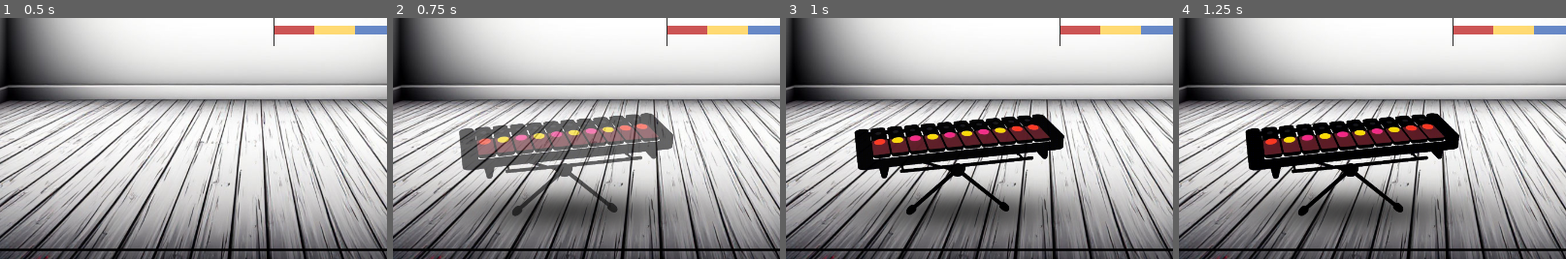
Above: before the commit, frames 1-4 (left to right).
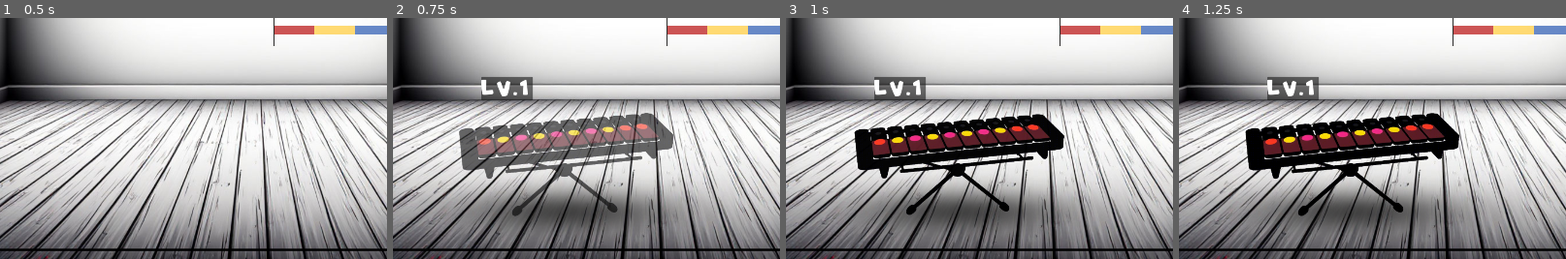
Above: after the commit, the same moments.

Repository: otumno/Bandgo
Game: Godot game, scene res://project/scenes/Game.tscn
The game is run twice, just before and just after one commit, with the same random seed, the same clock (stepped at 60 frames per second) and the same inputs. This scene is started directly instead of the project's main scene.
Inputs (mouse positions are % of the whole screen's width and height, from its top left):
- Up to frame 1 (0.5 s): no input
- Up to frame 2 (0.75 s): click (10, 22) at 0.5 s
- Up to frame 3 (1 s): no input
- Up to frame 4 (1.25 s): no input
The pictures show only the part of the screen within x 17-67%, y 47-97%; the shares and areas given below are measured in that part.

Frame 1 is identical in both runs. In frame 2, 1.2% of the frame differs, in the area x 22-37%, y 24-35%; in frame 3, 1.2%; in frame 4, 1.2%.

Commit message:
Save stable version before crisis

Diff:
--- a/project/scenes/Game.tscn
+++ b/project/scenes/Game.tscn
@@ -25,12 +25,11 @@
 [ext_resource type="AudioStream" uid="uid://cwv6euhypeclj" path="res://project/assets/sounds/Pata/Hay1.mp3" id="23_3kfp1"]
 [ext_resource type="AudioStream" uid="uid://duudovo1yobfm" path="res://project/assets/sounds/Pata/Hay2.mp3" id="24_i1c61"]
 [ext_resource type="Texture2D" uid="uid://b7nlbr70vc8v2" path="res://project/assets/textures/Tom1.png" id="24_n55ws"]
-[ext_resource type="PackedScene" uid="uid://2mpj0r5wd4rl" path="res://project/scenes/InstrumentInfoDisplay.tscn" id="27_i1c61"]
 [ext_resource type="PackedScene" uid="uid://cx8oae5mpuour" path="res://project/scenes/UpgradeMenu.tscn" id="27_s8cov"]
 [ext_resource type="PackedScene" uid="uid://b26bqkmk3hi5o" path="res://project/scenes/Instruments/xylophone.tscn" id="28_s8cov"]
 [ext_resource type="PackedScene" uid="uid://6mtbhdt45dg6" path="res://project/scenes/Instruments/tomtom.tscn" id="29_sbvte"]
 [ext_resource type="PackedScene" uid="uid://d13po65stxlat" path="res://project/scenes/Instruments/pata.tscn" id="30_3kfp1"]
-[ext_resource type="PackedScene" uid="uid://cfcc3dl621xrv" path="res://project/scenes/Instruments/pon.tscn" id="31_i1c61"]
+[ext_resource type="PackedScene" uid="uid://cnxt0hd28011t" path="res://project/scenes/Instruments/pon.tscn" id="31_i1c61"]
 [ext_resource type="AudioStream" uid="uid://d1ybuhfyh30af" path="res://project/assets/sounds/Pata/pon-drum_YpFMJmj.mp3" id="32_i1c61"]
 
 [sub_resource type="RectangleShape2D" id="RectangleShape2D_f3117"]
@@ -219,7 +218,6 @@
 
 [node name="Xylophone" parent="." instance=ExtResource("28_s8cov")]
 visible = false
-info_display_scene = ExtResource("27_i1c61")
 
 [node name="Sprite2D2" type="Sprite2D" parent="Xylophone"]
 position = Vector2(760, 1051)
@@ -228,7 +226,6 @@
 
 [node name="Tomtom" parent="." instance=ExtResource("29_sbvte")]
 visible = false
-info_display_scene = ExtResource("27_i1c61")
 
 [node name="Sprite2D2" type="Sprite2D" parent="Tomtom"]
 position = Vector2(1182, 1050)
@@ -237,9 +234,7 @@
 
 [node name="Pata" parent="." instance=ExtResource("30_3kfp1")]
 visible = false
-info_display_scene = ExtResource("27_i1c61")
 
 [node name="Pon" parent="." instance=ExtResource("31_i1c61")]
 visible = false
 sound_pattern = Array[AudioStream]([ExtResource("32_i1c61")])
-info_display_scene = ExtResource("27_i1c61")
--- a/project/scenes/GlobalBalanceManagerScene.tscn
+++ b/project/scenes/GlobalBalanceManagerScene.tscn
@@ -4,3 +4,11 @@
 
 [node name="GlobalBalanceManagerScene" type="Node2D"]
 script = ExtResource("1_bvonl")
+instrument_settings = {
+"default": {
+"allow_multiple_hits": false,
+"combo_multipliers": [2, 2, 3, 5, 8],
+"combo_window_seconds": 2.0,
+"points_per_click": 10
+}
+}
--- a/project/scenes/InstrumentInfoDisplay.tscn
+++ b/project/scenes/InstrumentInfoDisplay.tscn
@@ -4,26 +4,34 @@
 [ext_resource type="Theme" uid="uid://3pqwyww8rrpc" path="res://project/themes/new_theme.tres" id="2_acf58"]
 [ext_resource type="FontFile" uid="uid://incgx0y42xki" path="res://project/Fonts/TOYZ.otf" id="3_imorw"]
 
-[node name="InstrumentInfoDisplay" type="HBoxContainer"]
-custom_minimum_size = Vector2(100, 30)
-alignment = 1
+[node name="InstrumentInfoDisplay" type="Control"]
+layout_mode = 3
+anchors_preset = 0
 script = ExtResource("1_3r5n2")
 
-[node name="LevelLabel" type="Label" parent="."]
+[node name="PanelContainer" type="PanelContainer" parent="."]
+layout_mode = 0
+offset_right = 40.0
+offset_bottom = 40.0
+
+[node name="HBoxContainer" type="HBoxContainer" parent="PanelContainer"]
+layout_mode = 2
+
+[node name="LevelLabel" type="Label" parent="PanelContainer/HBoxContainer"]
 layout_mode = 2
 theme = ExtResource("2_acf58")
-theme_override_colors/font_color = Color(0.10748, 0.10748, 0.10748, 1)
+theme_override_colors/font_color = Color(1, 1, 1, 1)
 theme_override_fonts/font = ExtResource("3_imorw")
 theme_override_font_sizes/font_size = 56
-text = "2313"
+text = "0000"
 horizontal_alignment = 1
 vertical_alignment = 1
 
-[node name="MultiplierLabel" type="Label" parent="."]
+[node name="MultiplierLabel" type="Label" parent="PanelContainer/HBoxContainer"]
 layout_mode = 2
 theme_override_colors/font_color = Color(0.10748, 0.10748, 0.10748, 1)
 theme_override_fonts/font = ExtResource("3_imorw")
 theme_override_font_sizes/font_size = 56
-text = "2313"
+text = "0000"
 horizontal_alignment = 1
 vertical_alignment = 1
--- a/project/scenes/Instruments/pata.tscn
+++ b/project/scenes/Instruments/pata.tscn
@@ -1,15 +1,16 @@
-[gd_scene load_steps=7 format=3 uid="uid://d13po65stxlat"]
+[gd_scene load_steps=8 format=3 uid="uid://d13po65stxlat"]
 
 [ext_resource type="Script" uid="uid://cyi4htwqahhjt" path="res://project/scripts/Instrument.gd" id="1_vlbhs"]
 [ext_resource type="AudioStream" uid="uid://bubqm5nfpqbpa" path="res://project/assets/sounds/Pata/pata-drum.mp3" id="2_tj3fd"]
 [ext_resource type="AudioStream" uid="uid://cexwuu2jf8lbn" path="res://project/assets/sounds/Barrel_Fail.ogg" id="3_mmrgp"]
 [ext_resource type="Texture2D" uid="uid://b7nlbr70vc8v2" path="res://project/assets/textures/Tom1.png" id="5_mwwht"]
+[ext_resource type="PackedScene" uid="uid://2mpj0r5wd4rl" path="res://project/scenes/InstrumentInfoDisplay.tscn" id="6_uk3x2"]
 [ext_resource type="PackedScene" uid="uid://cxu2mdfufhifo" path="res://project/scenes/ScorePopup.tscn" id="7_oavo0"]
 
 [sub_resource type="CircleShape2D" id="CircleShape2D_mmrgp"]
 radius = 110.0
 
-[node name="Pata" type="Area2D"]
+[node name="Pata" type="Area2D" node_paths=PackedStringArray("info_display")]
 script = ExtResource("1_vlbhs")
 sound_pattern = Array[AudioStream]([ExtResource("2_tj3fd")])
 first_click_sound = ExtResource("2_tj3fd")
@@ -17,6 +18,8 @@
 instrument_type = "pata"
 input_keys = Array[String](["d"])
 score_popup_scene = ExtResource("7_oavo0")
+info_display = NodePath("InfoDisplay")
+display_offset = Vector2(0, 0)
 
 [node name="Sprite2D" type="Sprite2D" parent="."]
 position = Vector2(1391, 879)
@@ -28,3 +31,9 @@
 shape = SubResource("CircleShape2D_mmrgp")
 
 [node name="AudioStreamPlayer" type="AudioStreamPlayer" parent="."]
+
+[node name="InfoDisplay" parent="." instance=ExtResource("6_uk3x2")]
+offset_left = 1183.0
+offset_top = 641.0
+offset_right = 1183.0
+offset_bottom = 641.0
--- a/project/scenes/Instruments/pon.tscn
+++ b/project/scenes/Instruments/pon.tscn
@@ -1,15 +1,16 @@
-[gd_scene load_steps=7 format=3 uid="uid://cfcc3dl621xrv"]
+[gd_scene load_steps=8 format=3 uid="uid://cnxt0hd28011t"]
 
 [ext_resource type="Script" uid="uid://cyi4htwqahhjt" path="res://project/scripts/Instrument.gd" id="1_vlbhs"]
 [ext_resource type="AudioStream" uid="uid://b8obbfx45w55r" path="res://project/assets/sounds/Barrel_Tom.ogg" id="2_mwwht"]
 [ext_resource type="AudioStream" uid="uid://d1ybuhfyh30af" path="res://project/assets/sounds/Pata/pon-drum_YpFMJmj.mp3" id="3_gfjm7"]
 [ext_resource type="Texture2D" uid="uid://b7nlbr70vc8v2" path="res://project/assets/textures/Tom1.png" id="5_mwwht"]
+[ext_resource type="PackedScene" uid="uid://2mpj0r5wd4rl" path="res://project/scenes/InstrumentInfoDisplay.tscn" id="6_ua6pb"]
 [ext_resource type="PackedScene" uid="uid://cxu2mdfufhifo" path="res://project/scenes/ScorePopup.tscn" id="7_oavo0"]
 
 [sub_resource type="CircleShape2D" id="CircleShape2D_mmrgp"]
 radius = 110.0
 
-[node name="Pon" type="Area2D"]
+[node name="Pon" type="Area2D" node_paths=PackedStringArray("info_display")]
 script = ExtResource("1_vlbhs")
 sound_pattern = Array[AudioStream]([ExtResource("2_mwwht")])
 first_click_sound = ExtResource("3_gfjm7")
@@ -17,6 +18,8 @@
 instrument_type = "pon"
 input_keys = Array[String](["d"])
 score_popup_scene = ExtResource("7_oavo0")
+info_display = NodePath("InfoDisplay")
+display_offset = Vector2(0, 0)
 
 [node name="Sprite2D" type="Sprite2D" parent="."]
 position = Vector2(1701, 991)
@@ -28,3 +31,9 @@
 shape = SubResource("CircleShape2D_mmrgp")
 
 [node name="AudioStreamPlayer" type="AudioStreamPlayer" parent="."]
+
+[node name="InfoDisplay" parent="." instance=ExtResource("6_ua6pb")]
+offset_left = 1506.0
+offset_top = 770.0
+offset_right = 1506.0
+offset_bottom = 770.0
--- a/project/scenes/Instruments/tomtom.tscn
+++ b/project/scenes/Instruments/tomtom.tscn
@@ -1,15 +1,16 @@
-[gd_scene load_steps=7 format=3 uid="uid://6mtbhdt45dg6"]
+[gd_scene load_steps=8 format=3 uid="uid://6mtbhdt45dg6"]
 
 [ext_resource type="Script" uid="uid://cyi4htwqahhjt" path="res://project/scripts/Instrument.gd" id="1_vlbhs"]
 [ext_resource type="AudioStream" uid="uid://b8obbfx45w55r" path="res://project/assets/sounds/Barrel_Tom.ogg" id="2_mwwht"]
 [ext_resource type="AudioStream" uid="uid://cexwuu2jf8lbn" path="res://project/assets/sounds/Barrel_Fail.ogg" id="3_mmrgp"]
 [ext_resource type="Texture2D" uid="uid://b7nlbr70vc8v2" path="res://project/assets/textures/Tom1.png" id="5_mwwht"]
+[ext_resource type="PackedScene" uid="uid://2mpj0r5wd4rl" path="res://project/scenes/InstrumentInfoDisplay.tscn" id="6_mmrgp"]
 [ext_resource type="PackedScene" uid="uid://cxu2mdfufhifo" path="res://project/scenes/ScorePopup.tscn" id="7_oavo0"]
 
 [sub_resource type="CircleShape2D" id="CircleShape2D_mmrgp"]
 radius = 110.0
 
-[node name="Tomtom" type="Area2D"]
+[node name="Tomtom" type="Area2D" node_paths=PackedStringArray("info_display")]
 script = ExtResource("1_vlbhs")
 sound_pattern = Array[AudioStream]([ExtResource("2_mwwht")])
 first_click_sound = ExtResource("2_mwwht")
@@ -17,6 +18,8 @@
 instrument_type = "tomtom"
 input_keys = Array[String](["d"])
 score_popup_scene = ExtResource("7_oavo0")
+info_display = NodePath("InfoDisplay")
+display_offset = Vector2(0, 0)
 
 [node name="Sprite2D" type="Sprite2D" parent="."]
 position = Vector2(1173, 935)
@@ -28,3 +31,9 @@
 shape = SubResource("CircleShape2D_mmrgp")
 
 [node name="AudioStreamPlayer" type="AudioStreamPlayer" parent="."]
+
+[node name="InfoDisplay" parent="." instance=ExtResource("6_mmrgp")]
+offset_left = 974.0
+offset_top = 724.0
+offset_right = 974.0
+offset_bottom = 724.0
--- a/project/scenes/Instruments/xylophone.tscn
+++ b/project/scenes/Instruments/xylophone.tscn
@@ -8,18 +8,32 @@
 [ext_resource type="AudioStream" uid="uid://dxmcutit8pbbu" path="res://project/assets/sounds/xylophon_Fail.ogg" id="6_x8ecp"]
 [ext_resource type="PackedScene" uid="uid://cxu2mdfufhifo" path="res://project/scenes/ScorePopup.tscn" id="7_oavo0"]
 [ext_resource type="Texture2D" uid="uid://b77702pbc12b3" path="res://project/assets/textures/Xylophone.png" id="8_6jyws"]
+[ext_resource type="PackedScene" uid="uid://2mpj0r5wd4rl" path="res://project/scenes/InstrumentInfoDisplay.tscn" id="9_eoq7y"]
 
 [sub_resource type="RectangleShape2D" id="RectangleShape2D_w62g7"]
 size = Vector2(519.804, 113)
 
-[node name="Xylophone" type="Area2D"]
+[node name="Xylophone" type="Area2D" node_paths=PackedStringArray("info_display")]
 script = ExtResource("1_vlbhs")
 sound_pattern = Array[AudioStream]([ExtResource("2_eoq7y"), ExtResource("3_7vrhm"), ExtResource("4_0yqa7"), ExtResource("5_h3h0p")])
 first_click_sound = ExtResource("4_0yqa7")
+combo_sounds = null
 fail_sound = ExtResource("6_x8ecp")
 instrument_type = "xylophone"
 input_keys = Array[String](["a"])
 score_popup_scene = ExtResource("7_oavo0")
+combo_colors = null
+enable_visual_feedback = null
+feedback_scale = null
+feedback_duration = null
+max_scale_limit = null
+info_display = NodePath("InfoDisplay")
+display_offset = Vector2(0, 0)
+auto_position_display = null
+combo_enabled = null
+combo_reset_delay = null
+unlock_scale_effect = null
+unlock_effect_duration = null
 
 [node name="Sprite2D" type="Sprite2D" parent="."]
 position = Vector2(754, 934)
@@ -32,3 +46,9 @@
 shape = SubResource("RectangleShape2D_w62g7")
 
 [node name="AudioStreamPlayer" type="AudioStreamPlayer" parent="."]
+
+[node name="InfoDisplay" parent="." instance=ExtResource("9_eoq7y")]
+offset_left = 543.0
+offset_top = 716.0
+offset_right = 543.0
+offset_bottom = 716.0
--- a/project/scripts/Instrument.gd
+++ b/project/scripts/Instrument.gd
@@ -24,15 +24,18 @@
 @export var hit_particles: GPUParticles2D
 @export var combo_particles: GPUParticles2D
 
+@export_category("Info Display")
+@export var info_display: Control
+@export var display_offset: Vector2 = Vector2(0, 50)
+@export var auto_position_display: bool = false
+
+@export_category("Combo Settings")
+@export var combo_enabled: bool = true
+@export var combo_reset_delay: float = 2.0
+
 @export_category("Unlock Effects")
 @export var unlock_scale_effect := Vector2(1.3, 1.3)
 @export var unlock_effect_duration := 0.5
-
-@export_category("Info Display")
-@export var info_display_scene: PackedScene
-var info_display: Control
-
-var is_first_unlock := true  # Для одноразового эффекта
 
 # Системные переменные
 var points_per_click: int
@@ -48,14 +51,15 @@
 
 @onready var audio_player: AudioStreamPlayer = $AudioStreamPlayer
 @onready var sprite: Sprite2D = $Sprite2D
-
 var bpm_manager: BPM_Manager
+
 var last_hit_time := 0.0
 var combo_count := 0
 var last_combo_time := 0.0
 var current_combo_multiplier := 1
 var current_pattern_index := 0
 var base_scale: Vector2
+var is_first_unlock := true
 
 func _ready():
 	_load_balance_settings()
@@ -63,84 +67,25 @@
 	_connect_signals()
 	_apply_upgrades()
 	_setup_instrument()
-	_setup_info_display()
 	add_to_group("instruments")
 
-	# Подписываемся на сигнал разблокировки
+	if info_display and info_display.has_method("update_display"):
+		info_display.update_display(current_level, current_combo_multiplier)
+	elif info_display:
+		push_warning("InfoDisplay missing update_display() method for ", instrument_type)
+
+func _apply_upgrades():
+	# Здесь обновляются параметры инструмента на основе апгрейдов
 	var gm = get_node_or_null("/root/GameManager")
 	if gm:
-		gm.instrument_unlocked.connect(_on_instrument_unlocked)
-
-func _setup_info_display():
-	if info_display_scene and sprite:
-		info_display = info_display_scene.instantiate()
-		add_child(info_display)
-
-		# Ждем один кадр для корректного расчета размеров
-		await get_tree().process_frame
-
-		# Устанавливаем якоря в центр снизу спрайта
-		info_display.anchor_left = 0.5
-		info_display.anchor_right = 0.5
-		info_display.anchor_top = 1.0
-		info_display.anchor_bottom = 1.0
-
-		# Сбрасываем позицию
-		info_display.position = Vector2.ZERO
-
-		# Настройка отступов (подстраивайте под ваш размер инструментов)
-		var y_offset = 20  # Отступ от низа спрайта инструмента
-		info_display.offset_top = y_offset
-		info_display.offset_bottom = y_offset + info_display.size.y
-		info_display.offset_left = -info_display.size.x / 2
-		info_display.offset_right = info_display.size.x / 2
-
-		# Для отладки
-		print("Дисплей размещен под инструментом: ", instrument_type)
-		print("Позиция относительно инструмента: ", info_display.position)
-		print("Глобальная позиция: ", info_display.global_position)
-
-func _process(delta):
-	if info_display and sprite:
-		var sprite_bottom = sprite.global_position.y + sprite.texture.get_height() * sprite.scale.y
-		info_display.global_position.x = sprite.global_position.x + sprite.texture.get_width() * sprite.scale.x / 2 - info_display.size.x / 2
-		info_display.global_position.y = sprite_bottom + 10
-
-
-func _update_info_display():
-	if info_display and info_display.has_method("update_display"):
-		info_display.update_display(current_level, current_combo_multiplier)
-
-func _on_instrument_unlocked(unlocked_type: String):
-	print("Instrument unlocked signal received:", unlocked_type)  # Отладочный вывод
-	if unlocked_type == instrument_type:
-		visible = true
+		current_level = gm.get_instrument_level(instrument_type)
 		_update_appearance()
-		print("Инструмент %s разблокирован!" % instrument_type)
-
-		if is_first_unlock:
-			is_first_unlock = false
-			_play_unlock_effect()  # Эффект только при первом открытии
-
-func _play_unlock_effect():
-	if not sprite:
-		return
-
-	sprite.modulate.a = 0.0
-	sprite.scale = unlock_scale_effect  # Начальный увеличенный размер
-
-	var tween = create_tween().set_parallel(true)
-	tween.tween_property(sprite, "modulate:a", 1.0, unlock_effect_duration)
-
-	# Используем base_scale вместо Vector2.ONE, чтобы вернуться к исходному размеру
-	tween.tween_property(sprite, "scale", base_scale, unlock_effect_duration)\
-		 .set_ease(Tween.EASE_OUT).set_trans(Tween.TRANS_BACK)
 
 func _load_balance_settings():
 	var settings = GlobalBalanceManager.instrument_settings.get(instrument_type, {})
 	_base_points = settings.get("points_per_click", 10)
 	points_per_click = _base_points
-	combo_window_seconds = settings.get("combo_window_seconds", 2.0)
+	combo_window_seconds = settings.get("combo_window_seconds", combo_reset_delay)
 	combo_multipliers = Array(settings.get("combo_multipliers", PackedInt32Array([1, 2, 3, 5, 8])))
 	allow_multiple_hits_per_beat = settings.get("allow_multiple_hits", false)
 
@@ -156,9 +101,9 @@
 				break
 
 	base_scale = sprite.scale if sprite else Vector2.ONE
+	bpm_manager = get_tree().current_scene.get_node("BPM_Manager")
 
 func _connect_signals():
-	bpm_manager = get_tree().current_scene.get_node("BPM_Manager")
 	if bpm_manager:
 		bpm_manager.beat_triggered.connect(_on_beat)
 
@@ -166,6 +111,7 @@
 	if gm:
 		gm.upgrades_updated.connect(_apply_upgrades)
 		gm.instrument_upgraded.connect(_on_instrument_upgraded)
+		gm.instrument_unlocked.connect(_on_instrument_unlocked)
 
 	input_event.connect(_on_input_event)
 
@@ -173,49 +119,56 @@
 	var gm = get_node_or_null("/root/GameManager")
 	if gm:
 		current_level = gm.get_instrument_level(instrument_type)
-		# Если уровень >= 1, инструмент должен быть видимым
 		if current_level >= 1:
 			visible = true
 		_update_appearance()
+
+		if info_display and info_display.has_method("update_display"):
+			info_display.update_display(current_level, current_combo_multiplier)
+
+func _update_appearance():
+	var settings = GlobalBalanceManager.get_instrument_level_settings(instrument_type, current_level)
+
+	if sprite and settings.has("texture") and settings.texture:
+		sprite.texture = settings.texture
+
+	if settings.has("points"):
+		points_per_click = settings.points
+		_base_points = settings.points
+
+func _process(delta):
+	if auto_position_display and info_display and sprite:
+		var sprite_bottom = sprite.global_position.y + sprite.texture.get_height() * sprite.scale.y
+		info_display.global_position.x = sprite.global_position.x + sprite.texture.get_width() * sprite.scale.x / 2 - info_display.size.x / 2
+		info_display.global_position.y = sprite_bottom + display_offset.y
+
+func _on_instrument_unlocked(unlocked_type: String):
+	if unlocked_type == instrument_type:
+		visible = true
+		_update_appearance()
+
+		if is_first_unlock:
+			is_first_unlock = false
+			_play_unlock_effect()
+
+func _play_unlock_effect():
+	if not sprite:
+		return
+
+	sprite.modulate.a = 0.0
+	sprite.scale = unlock_scale_effect
+
+	var tween = create_tween().set_parallel(true)
+	tween.tween_property(sprite, "modulate:a", 1.0, unlock_effect_duration)
+	tween.tween_property(sprite, "scale", base_scale, unlock_effect_duration)\
+		 .set_ease(Tween.EASE_OUT).set_trans(Tween.TRANS_BACK)
 
 func _on_instrument_upgraded(upgraded_type: String, level: int):
 	if upgraded_type == instrument_type:
 		current_level = level
 		_update_appearance()
-
-func _update_appearance():
-	var settings = GlobalBalanceManager.get_instrument_level_settings(instrument_type, current_level)
-
-	if sprite and settings.has("texture") and settings.texture:
-		sprite.texture = settings.texture
-
-	if settings.has("points"):
-		points_per_click = settings.points
-		_base_points = settings.points
-
-func _apply_upgrades():
-	var gm = get_node_or_null("/root/GameManager")
-	if !gm:
-		return
-
-	# Apply base points upgrades
-	var upgrade_key = instrument_type + "_base"
-	if gm.upgrade_levels.has(upgrade_key):
-		var upgrade_settings = GlobalBalanceManager.upgrades_settings.get(upgrade_key, {})
-		var bonus_level = min(gm.upgrade_levels[upgrade_key] - 1, upgrade_settings.get("bonus_per_level", []).size() - 1)
-		if bonus_level >= 0:
-			var bonus = upgrade_settings["bonus_per_level"][bonus_level]
-			points_per_click = _base_points + bonus
-
-	# Apply unlocked combo lines
-	_current_combo_pattern = []
-	_unlocked_sound_indices = []
-	if gm.unlocked_combo_lines.has(instrument_type):
-		for i in range(gm.unlocked_combo_lines[instrument_type].size()):
-			if gm.unlocked_combo_lines[instrument_type][i]:
-				_current_combo_pattern.append(i)
-				if i < sound_pattern.size():
-					_unlocked_sound_indices.append(i)
+		if info_display and info_display.has_method("update_display"):
+			info_display.update_display(current_level, current_combo_multiplier)
 
 func _on_input_event(_viewport, event: InputEvent, _shape_idx):
 	if event is InputEventMouseButton and event.pressed and event.button_index == MOUSE_BUTTON_LEFT:
@@ -240,43 +193,52 @@
 		_play_visual_feedback()
 		return
 
-	# Play sound from unlocked patterns
 	if _unlocked_sound_indices.size() > 0:
 		var sound_index = _unlocked_sound_indices[current_pattern_index % _unlocked_sound_indices.size()]
 		_play_sound(sound_pattern[sound_index])
 	elif sound_pattern.size() > 0:
 		_play_sound(sound_pattern[current_pattern_index % sound_pattern.size()])
 
-	_update_combo(current_time)
+	if combo_enabled:
+		_update_combo(current_time)
+	else:
+		current_combo_multiplier = 1
+		combo_count = 0
+
 	_play_visual_feedback()
 	_add_points(points_per_click * current_combo_multiplier)
 	_beat_hit_status[current_beat] = true
 	current_pattern_index += 1
 
-	_update_info_display()
+	if info_display and info_display.has_method("update_display"):
+		info_display.update_display(current_level, current_combo_multiplier)
 
 func _update_combo(current_time: float):
 	var time_since_last_combo = (current_time - last_combo_time) / 1000.0
-
-	# Сброс комбо, если прошло слишком много времени
 	if time_since_last_combo > combo_window_seconds:
-		if combo_count > 0:  # Только если комбо было
+		if combo_count > 0:
 			combo_count = 0
 			current_combo_multiplier = 1
-			_update_info_display()  # Обновляем отображение
-		return
-
-	if time_since_last_combo <= combo_window_seconds:
-		combo_count += 1
-		if _current_combo_pattern.size() > 0:
-			var pattern_index = combo_count % _current_combo_pattern.size()
-			if pattern_index < combo_multipliers.size():
-				current_combo_multiplier = combo_multipliers[_current_combo_pattern[pattern_index]]
+			_update_info_display()
+		return
+
+	combo_count += 1
+	if _current_combo_pattern.size() > 0:
+		var pattern_index = (combo_count - 1) % _current_combo_pattern.size()
+		if pattern_index < combo_multipliers.size():
+			current_combo_multiplier = combo_multipliers[pattern_index]
+	else:
+		if combo_count <= combo_multipliers.size():
+			current_combo_multiplier = combo_multipliers[combo_count - 1]
 		else:
-			current_combo_multiplier = combo_multipliers[min(combo_count, combo_multipliers.size() - 1)]
+			current_combo_multiplier = combo_multipliers[-1]
 
 	last_combo_time = current_time
-	_update_info_display()  # Обновляем после изменения комбо
+	_update_info_display()
+
+func _update_info_display():
+	if info_display and info_display.has_method("update_display"):
+		info_display.update_display(current_level, current_combo_multiplier)
 
 func _play_sound(sound: AudioStream):
 	audio_player.stream = sound
@@ -327,14 +289,6 @@
 			combo_particles.modulate = combo_colors[color_idx]
 
 func _handle_fail_hit(is_double_hit: bool):
-	# Анимация сброса
-	if info_display and info_display.has_node("MultiplierLabel"):
-		var multiplier_label = info_display.get_node("MultiplierLabel")
-		var tween = create_tween()
-		tween.tween_property(multiplier_label, "modulate", Color.RED, 0.1)
-		tween.tween_property(multiplier_label, "modulate", Color.WHITE, 0.2)
-		tween.tween_callback(multiplier_label.set.bind("text", ""))
-
 	combo_count = 0
 	current_combo_multiplier = 1
 	_play_fail_sound()
--- a/project/scripts/InstrumentInfoDisplay.gd
+++ b/project/scripts/InstrumentInfoDisplay.gd
@@ -1,28 +1,27 @@
-extends HBoxContainer
+class_name InstrumentInfoDisplay
+extends Control
 
-@onready var level_label: Label = $LevelLabel
-@onready var multiplier_label: Label = $MultiplierLabel
+@onready var panel = $PanelContainer
+@onready var level_label = $PanelContainer/HBoxContainer/LevelLabel as Label
+@onready var multiplier_label = $PanelContainer/HBoxContainer/MultiplierLabel as Label
 
 func _ready():
-	# Настройки внешнего вида
-	level_label.add_theme_color_override("font_color", Color.LIGHT_GRAY)
-	multiplier_label.add_theme_color_override("font_color", Color.GOLD)
+	# Убедимся, что все элементы существуют
+	if !panel || !level_label || !multiplier_label:
+		push_error("Missing required nodes in InstrumentInfoDisplay!")
+		return
 
-	# Выравнивание
-	level_label.horizontal_alignment = HORIZONTAL_ALIGNMENT_CENTER
-	multiplier_label.horizontal_alignment = HORIZONTAL_ALIGNMENT_CENTER
-
-	# Минимальный размер, чтобы не "прыгал" при появлении множителя
-	level_label.custom_minimum_size.x = 40
-	multiplier_label.custom_minimum_size.x = 30
+	# Настройки по умолчанию
+	level_label.text = "Lv.0"
+	multiplier_label.text = ""
 
 func update_display(level: int, multiplier: int):
+	if !is_instance_valid(level_label) || !is_instance_valid(multiplier_label):
+		return
+
 	level_label.text = "Lv.%d" % level
 	if multiplier > 1:
 		multiplier_label.text = "x%d" % multiplier
-		# Анимация при появлении множителя
-		var tween = create_tween()
-		tween.tween_property(multiplier_label, "scale", Vector2(1.2, 1.2), 0.1)
-		tween.tween_property(multiplier_label, "scale", Vector2.ONE, 0.2)
+		multiplier_label.modulate = Color.GOLD  # Подсветка при комбо
 	else:
 		multiplier_label.text = ""
Not shown: 1 places in project/scenes/Game.tscn that only renumber resources
Not shown: 1 places in project/scenes/Instruments/xylophone.tscn that only renumber resources
